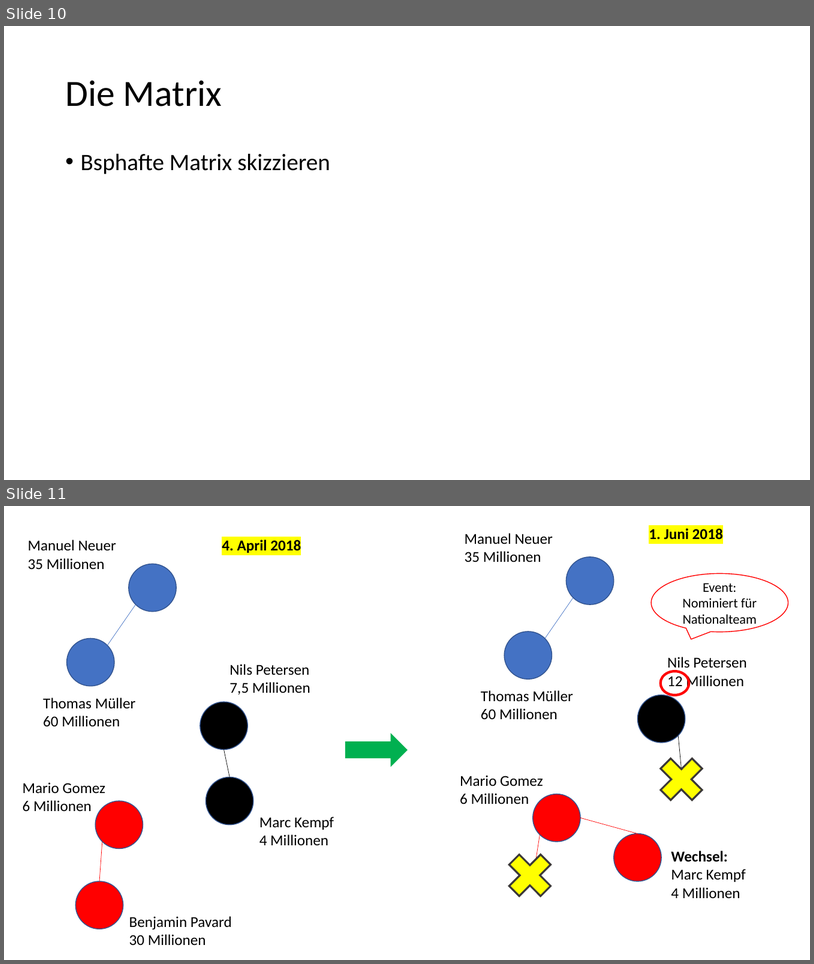
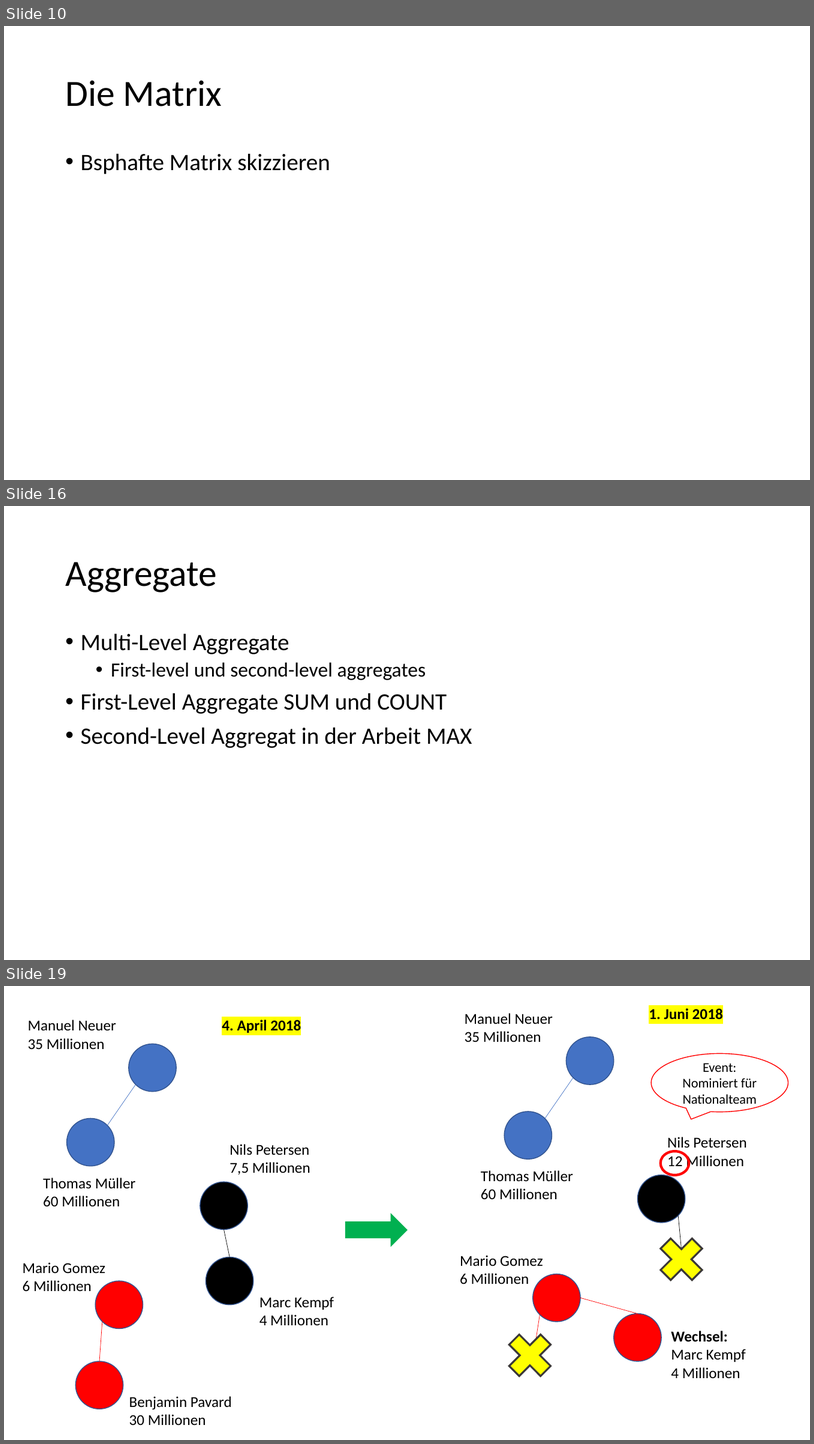
Before and after one commit to johnsonaux/temporale-graphen, a slide deck: Bewertungsmatrix.pptx. Shown one above the other, each under a label of ours: slides 10 and 11 before the commit, slides 10, 16 and 19 after it; the slides between them are not shown. The pictures are 814x964 and 814x1444 pixels, drawn with LibreOffice and Linux fonts; fonts in the diff are those of the drawing. Boxes give left, top, right and bottom in pixels: in the first picture for what was removed or moved away, otherwise in the second. Text is boxed around its words. In the diff, an @@ line names an element or a change of style, - is before the commit and + after.

```diff
--- a/Bewertungsmatrix.pptx
+++ b/Bewertungsmatrix.pptx
@@ slide 16 added at bbox=[4, 506, 810, 960], background #FFFFFF @@
@@ title added at bbox=[65, 562, 217, 592], 44 pt, text #000000 @@
+Aggregate
@@ text added at bbox=[81, 633, 472, 748], 28 pt, text #000000 @@
+• Multi-Level Aggregate
+  • First-level und second-level aggregates
+• First-Level Aggregate SUM und COUNT
+• Second-Level Aggregat in der Arbeit MAX
@@ what was slide 11 is now slide 19 @@
```
Also in this commit, not shown: 1 slide changed, 8 other slides added, 2 other files.
